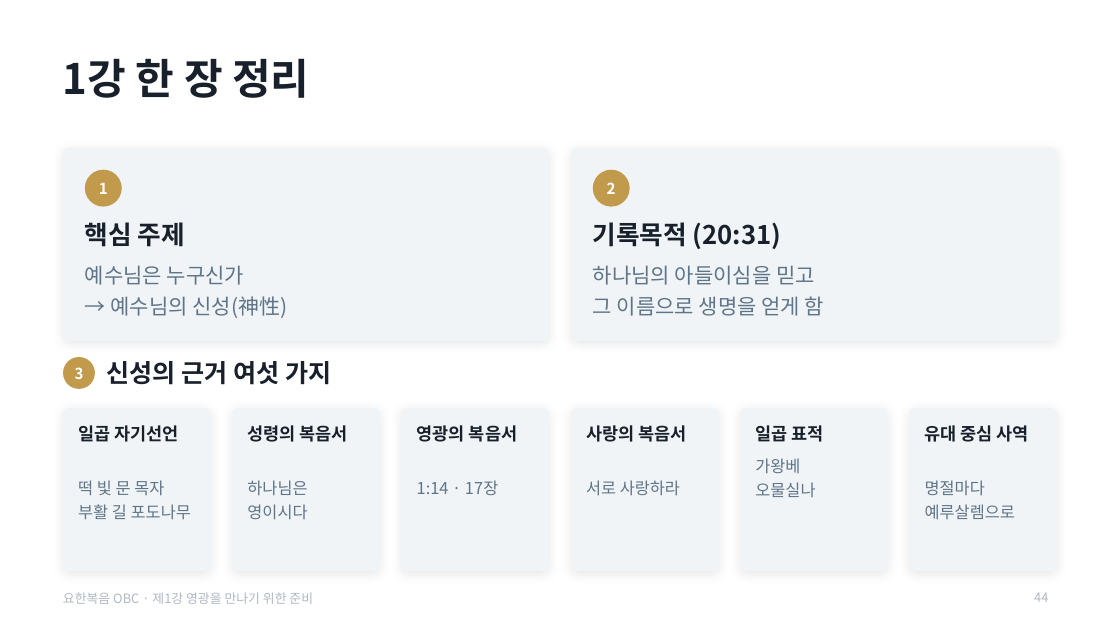
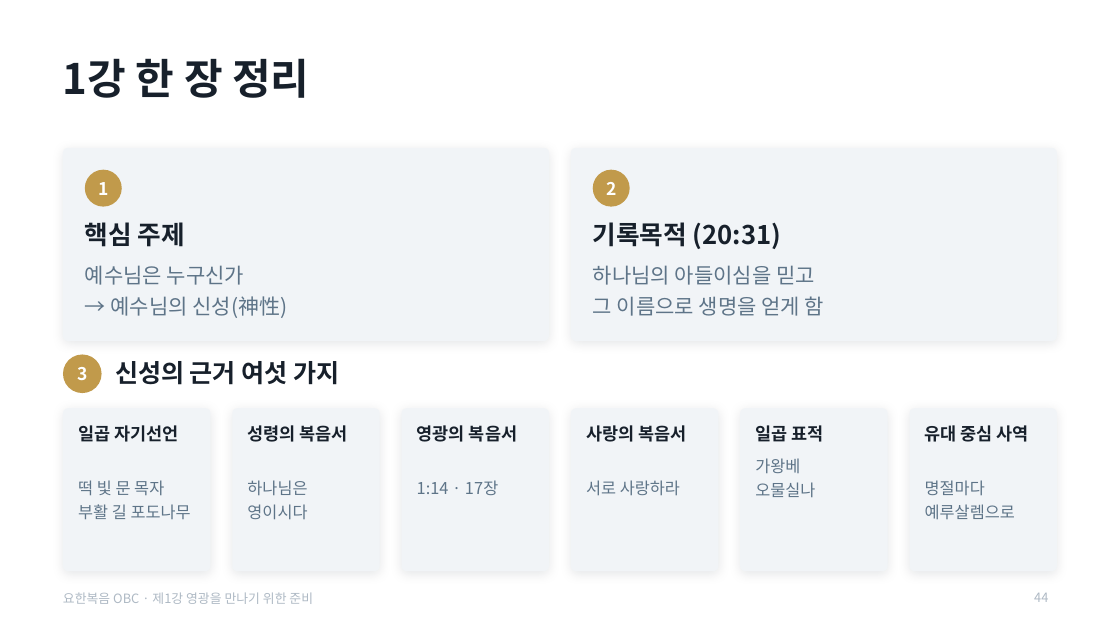
Before and after one commit to mio-modu/bible_GospelofJohn, a slide deck: slide 44 of dist/요한복음_1강_영광을_만나기_위한_준비.pptx. Drawn at 1120x630 pixels with LibreOffice and Linux fonts; fonts in the diff are those of the drawing. Boxes give left, top, right and bottom in pixels: in the first picture for what was removed or moved away, otherwise in the second. Text is boxed around its words. In the diff, an @@ line names an element or a change of style, - is before the commit and + after.

```diff
--- a/dist/요한복음_1강_영광을_만나기_위한_준비.pptx
+++ b/dist/요한복음_1강_영광을_만나기_위한_준비.pptx
@@ text "3" at [77, 367, 87, 380]: size 13 to 15 pt @@
@@ ellipse: place and size @@
-ellipse at [63, 357, 95, 389]
+ellipse at [63, 355, 102, 393]
@@ text "신성의 근거 여섯 가지": place and size @@
-text "신성의 근거 여섯 가지" at [107, 361, 331, 385]
+text "신성의 근거 여섯 가지" at [115, 361, 339, 385]
```
Also in this commit, not shown: 32 other slides changed, 1 other file.
